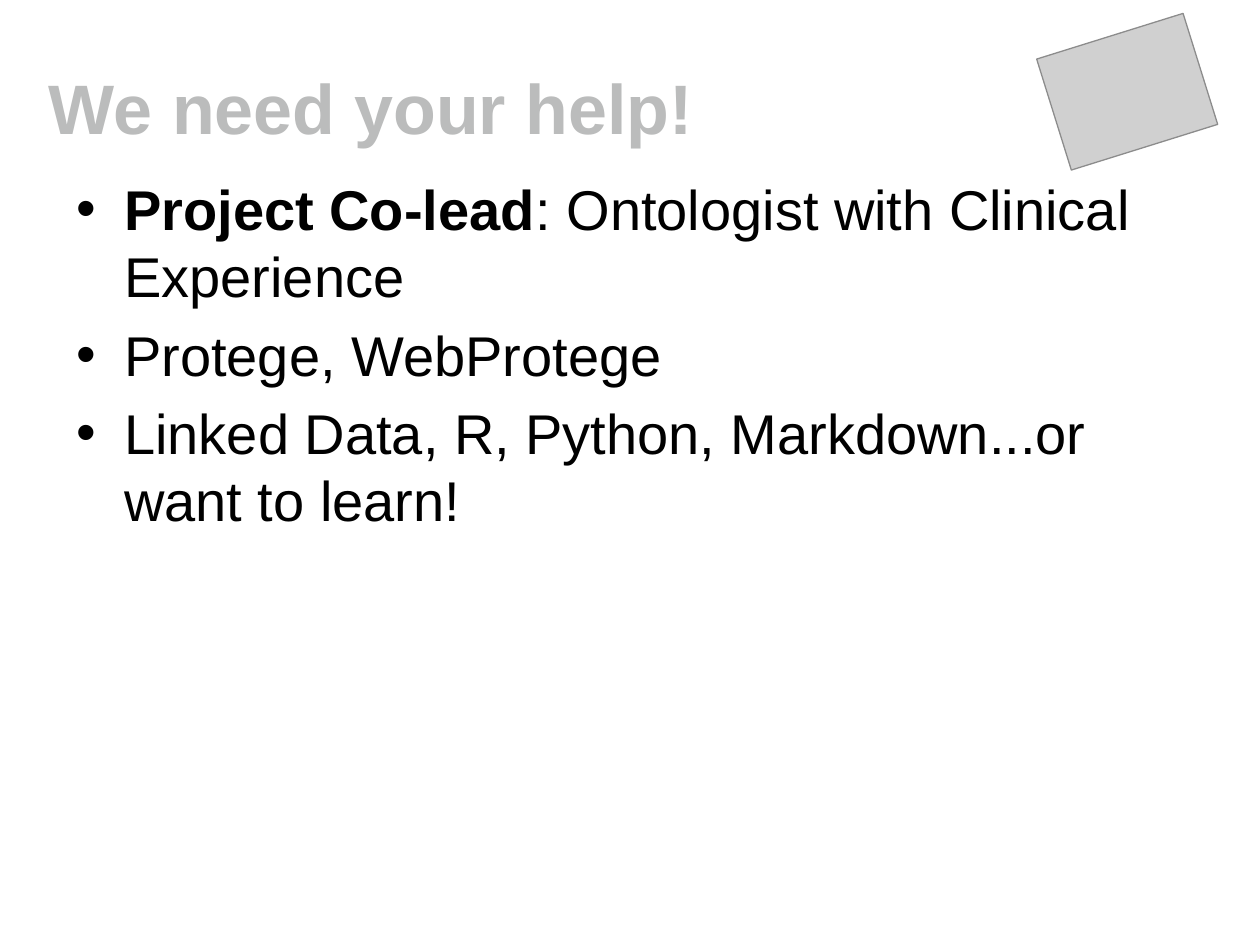
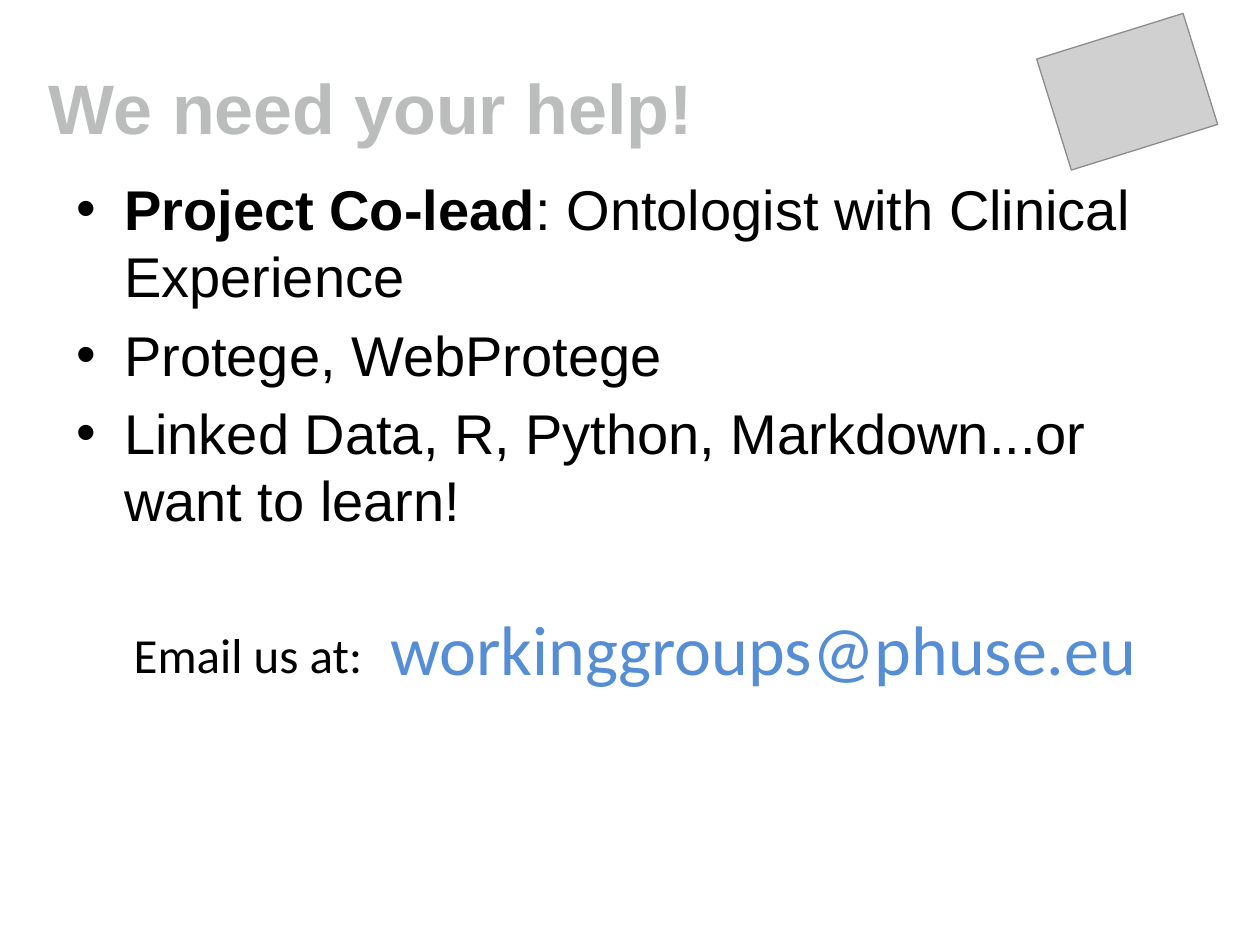
Before and after one commit to phuse-org/SENDConform, a slide deck: slide 11 of doc/Meetings/StudyDataValidation-PHUSEWebinarWed-2020-03-25.pptx (slide 12 before the commit). Drawn at 1260x945 pixels with LibreOffice and Linux fonts; fonts in the diff are those of the drawing; grey boxes stand for pictures; background and template pictures are left out. Boxes give left, top, right and bottom in pixels: in the first picture for what was removed or moved away, otherwise in the second. Text is boxed around its words. In the diff, an @@ line names an element or a change of style, - is before the commit and + after.

```diff
--- a/doc/Meetings/StudyDataValidation-PHUSEWebinarWed-2020-03-25.pptx
+++ b/doc/Meetings/StudyDataValidation-PHUSEWebinarWed-2020-03-25.pptx
@@ text added at (390, 626, 1136, 687), 40 pt, text #558ED5 @@
+workinggroups@phuse.eu
@@ text added at (134, 639, 362, 674), 28 pt, text #000000 @@
+Email us at:
```
Also in this commit, not shown: 8 other slides changed, 1 slide removed, 1 other file.
